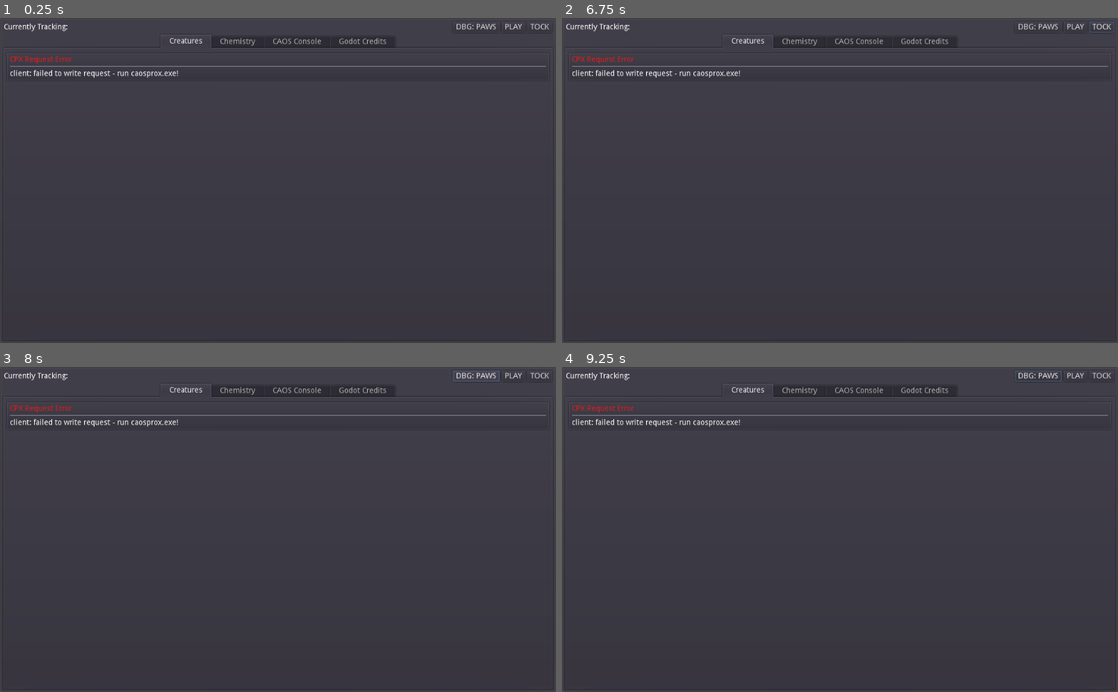
Above: before the commit, frames 1-4 (two rows, left to right).
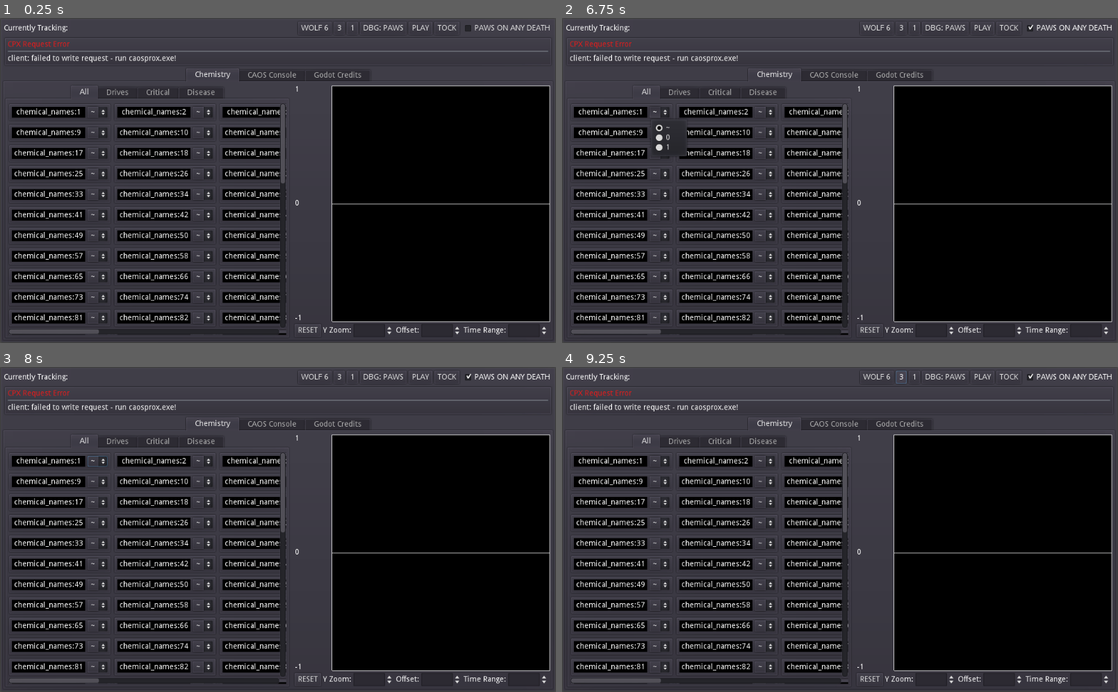
Above: after the commit, the same moments.

Repository: 20kdc/c3ds-projects
Game: Godot game, scene res://entry.tscn
The game is run twice, just before and just after one commit, with the same random seed, the same clock (stepped at 60 frames per second) and the same inputs.
Inputs (mouse positions are in pixels of both pictures, inside the frame that each line leads up to):
- Up to frame 1 (0.25 s): no input
- Up to frame 2 (6.75 s): click "DBG: PAWS" at 0.5 s; click (878, 27) at 1.25 s, where only the run after the commit has a clickable "WOLF 6"; click (901, 27) at 2 s, where only the run after the commit has a clickable "3"; click (912, 27) at 2.75 s, where only the run after the commit has a clickable "1"; click (1067, 27) at 3.5 s, where only the run after the commit has a clickable "PAWS ON ANY DEATH"; click "PLAY" at 4.25 s; click "PLAY" at 5 s; click "TOCK" at 5.75 s; click (662, 112) at 6.5 s, where only the run after the commit has a clickable "~"
- Up to frame 3 (8 s): click "DBG: PAWS" at 7.25 s
- Up to frame 4 (9.25 s): click (878, 376) at 8 s, where only the run after the commit has a clickable "WOLF 6"; click (901, 376) at 8.75 s, where only the run after the commit has a clickable "3"

The runs differ from the first frame. In frame 1, 45% of the frame differs, in the area x 0-100%, y 1-99%; in frame 2, 45%; in frame 3, 45%; in frame 4, 45%.

Commit message:
CMGD: UI redesign, refactor out graph point management for better chem

Diff:
--- a/creature-monitor-gd/creature_list/creature_list.gd
+++ b/creature-monitor-gd/creature_list/creature_list.gd
@@ -3,7 +3,7 @@
 var req: CPXRequest
 
 onready var controls: Dictionary = {}
-onready var errorbox = $entries/CPXErrorBox
+onready var errorbox = $CPXErrorBox
 onready var entries = $entries
 
 func _ready():
@@ -20,7 +20,7 @@
 				var norn = lines[0]
 				var info = {}
 				# collate mapped information
-				var entry_size = 5
+				var entry_size = 6
 				var ejr = range(entry_size)
 				for i in range((len(lines) - base_size) / entry_size):
 					var base = (i * entry_size) + base_size
@@ -47,7 +47,11 @@
 			controls[k] = c
 	# Update
 	for k in names_keys:
-		controls[k].update_norn(k, norn, infos[k])
+		var info = infos[k]
+		controls[k].update_norn(k, norn, info)
+		# Check for creature death
+		if info[5] != "0":
+			TargetCreature.emit_signal("creature_dead_notify", k)
 
 func _on_VisibilityUpdateTimer_do_update():
 	if req != null:
@@ -69,5 +73,7 @@
 			outs "\\n"
 			outv cage
 			outs "\\n"
+			outv dead
+			outs "\\n"
 		next
 	"""))
--- a/creature-monitor-gd/creature_list/creature_list.tscn
+++ b/creature-monitor-gd/creature_list/creature_list.tscn
@@ -7,19 +7,21 @@
 [node name="sc" type="ScrollContainer"]
 margin_right = 1016.0
 margin_bottom = 564.0
-size_flags_vertical = 3
+scroll_vertical_enabled = false
 script = ExtResource( 2 )
 
-[node name="entries" type="VBoxContainer" parent="."]
-margin_right = 1016.0
-size_flags_horizontal = 3
-
-[node name="CPXErrorBox" parent="entries" instance=ExtResource( 3 )]
+[node name="CPXErrorBox" parent="." instance=ExtResource( 3 )]
 visible = false
 anchor_right = 0.0
 anchor_bottom = 0.0
-margin_right = 280.0
-margin_bottom = 139.0
+margin_right = 1016.0
+margin_bottom = 564.0
+
+[node name="entries" type="HBoxContainer" parent="."]
+margin_right = 1016.0
+margin_bottom = 564.0
+size_flags_horizontal = 3
+size_flags_vertical = 3
 
 [node name="VisibilityUpdateTimer" type="Node" parent="."]
 script = ExtResource( 1 )
--- /dev/null
+++ b/creature-monitor-gd/creature_list/halt_on_death.gd
@@ -0,0 +1,9 @@
+extends CheckBox
+
+func _ready():
+	TargetCreature.connect("creature_dead_notify", self, "_cdn")
+
+func _cdn(_mon):
+	if pressed:
+		$"../dbg_paws"._pressed()
+		pressed = false
--- a/creature-monitor-gd/creature_list/norn.gd
+++ b/creature-monitor-gd/creature_list/norn.gd
@@ -3,8 +3,14 @@
 var cc_moniker = ""
 var cc_name = ""
 
+onready var f_moniker: Button = find_node("f_moniker")
+onready var f_name: Label = find_node("f_name")
+onready var f_types: Label = find_node("f_types")
+onready var f_age: Label = find_node("f_age")
+onready var f_status: Label = find_node("f_status")
+
 func _ready():
-	$ipc/hb/moniker.connect("pressed", self, "_pressed")
+	f_moniker.connect("pressed", self, "_pressed")
 
 func _pressed():
 	TargetCreature.set_creature(cc_moniker, cc_name)
@@ -14,9 +20,13 @@
 		add_stylebox_override("panel", preload("selected_norn.tres"))
 	else:
 		add_stylebox_override("panel", preload("not_selected_norn.tres"))
-	$ipc/hb/moniker.text = k
-	$ipc/hb/dt/name.text = infos[1]
-	$ipc/hb/dt/types.tag = "Agent Help 4 " + infos[2] + " " + infos[3]
-	$ipc/hb/dt/age.offset = int(infos[4])
+	f_moniker.text = k
+	f_name.text = infos[1]
+	f_types.tag = "Agent Help 4 " + infos[2] + " " + infos[3]
+	f_age.offset = int(infos[4])
+	if infos[5] == "0":
+		f_status.text = "OK"
+	else:
+		f_status.text = "DEAD"
 	cc_moniker = k
 	cc_name = infos[1]
--- a/creature-monitor-gd/creature_list/norn.tscn
+++ b/creature-monitor-gd/creature_list/norn.tscn
@@ -14,41 +14,59 @@
 margin_right = 1017.0
 margin_bottom = 593.0
 
-[node name="hb" type="HBoxContainer" parent="ipc"]
+[node name="hb" type="VBoxContainer" parent="ipc"]
 margin_left = 7.0
 margin_top = 7.0
 margin_right = 1003.0
 margin_bottom = 579.0
 
-[node name="dt" type="VBoxContainer" parent="ipc/hb"]
-margin_right = 492.0
-margin_bottom = 572.0
+[node name="hbc" type="HBoxContainer" parent="ipc/hb"]
+margin_right = 996.0
+margin_bottom = 32.0
+
+[node name="dt" type="VBoxContainer" parent="ipc/hb/hbc"]
+margin_right = 496.0
+margin_bottom = 32.0
 size_flags_horizontal = 3
 
-[node name="name" type="Label" parent="ipc/hb/dt"]
-margin_right = 492.0
+[node name="f_name" type="Label" parent="ipc/hb/hbc/dt"]
+margin_right = 496.0
 margin_bottom = 14.0
 
-[node name="types" type="Label" parent="ipc/hb/dt"]
+[node name="x" type="HBoxContainer" parent="ipc/hb/hbc/dt"]
 margin_top = 18.0
-margin_right = 492.0
+margin_right = 496.0
 margin_bottom = 32.0
+
+[node name="f_types" type="Label" parent="ipc/hb/hbc/dt/x"]
+margin_bottom = 14.0
 script = ExtResource( 2 )
 
-[node name="age" type="Label" parent="ipc/hb/dt"]
-margin_top = 36.0
-margin_right = 492.0
-margin_bottom = 50.0
+[node name="f_age" type="Label" parent="ipc/hb/hbc/dt/x"]
+margin_left = 4.0
+margin_right = 4.0
+margin_bottom = 14.0
 script = ExtResource( 2 )
 tag = "creature_history_life_stage"
 
-[node name="VSeparator" type="VSeparator" parent="ipc/hb"]
-margin_left = 496.0
-margin_right = 500.0
-margin_bottom = 572.0
+[node name="f_status" type="Label" parent="ipc/hb/hbc"]
+margin_left = 500.0
+margin_top = 9.0
+margin_right = 996.0
+margin_bottom = 23.0
+size_flags_horizontal = 3
+size_flags_vertical = 6
+text = "OK"
+align = 1
+valign = 1
 
-[node name="moniker" type="Button" parent="ipc/hb"]
-margin_left = 504.0
+[node name="VSeparator" type="HSeparator" parent="ipc/hb"]
+margin_top = 36.0
 margin_right = 996.0
-margin_bottom = 572.0
+margin_bottom = 40.0
+
+[node name="f_moniker" type="Button" parent="ipc/hb"]
+margin_top = 44.0
+margin_right = 996.0
+margin_bottom = 64.0
 size_flags_horizontal = 3
--- a/creature-monitor-gd/daemons/target_creature.gd
+++ b/creature-monitor-gd/daemons/target_creature.gd
@@ -1,6 +1,8 @@
 extends Node
 
 signal target_creature_changed()
+# sent from creature_list if it notices a creature is dead
+signal creature_dead_notify(moniker)
 
 var moniker = ""
 var given_name = ""
--- a/creature-monitor-gd/entry.tscn
+++ b/creature-monitor-gd/entry.tscn
@@ -6,6 +6,7 @@
 [ext_resource path="res://current_track.gd" type="Script" id=4]
 [ext_resource path="res://chemistry/chemistry.tscn" type="PackedScene" id=5]
 [ext_resource path="res://lib/caos_macro_button.gd" type="Script" id=6]
+[ext_resource path="res://creature_list/halt_on_death.gd" type="Script" id=7]
 
 [node name="Control" type="PanelContainer"]
 anchor_right = 1.0
@@ -19,68 +20,99 @@
 
 [node name="HBoxContainer" type="HBoxContainer" parent="VBoxContainer"]
 margin_right = 1010.0
-margin_bottom = 20.0
+margin_bottom = 24.0
 
 [node name="Label" type="Label" parent="VBoxContainer/HBoxContainer"]
-margin_top = 3.0
+margin_top = 5.0
 margin_right = 118.0
-margin_bottom = 17.0
+margin_bottom = 19.0
 text = "Currently Tracking:"
 
 [node name="current_track" type="Label" parent="VBoxContainer/HBoxContainer"]
 margin_left = 122.0
-margin_top = 3.0
+margin_top = 5.0
 margin_right = 140.0
-margin_bottom = 17.0
+margin_bottom = 19.0
 text = "???"
 script = ExtResource( 4 )
 
 [node name="Control" type="Control" parent="VBoxContainer/HBoxContainer"]
 margin_left = 144.0
-margin_right = 823.0
-margin_bottom = 20.0
+margin_right = 538.0
+margin_bottom = 24.0
 size_flags_horizontal = 3
 
-[node name="Button" type="Button" parent="VBoxContainer/HBoxContainer"]
-margin_left = 827.0
-margin_right = 913.0
-margin_bottom = 20.0
+[node name="Button4" type="Button" parent="VBoxContainer/HBoxContainer"]
+margin_left = 542.0
+margin_right = 604.0
+margin_bottom = 24.0
+text = "WOLF 6"
+script = ExtResource( 6 )
+caos = "outv wolf 0 6"
+
+[node name="Button5" type="Button" parent="VBoxContainer/HBoxContainer"]
+margin_left = 608.0
+margin_right = 628.0
+margin_bottom = 24.0
+text = "3"
+script = ExtResource( 6 )
+caos = "outv wolf 0 3"
+
+[node name="Button6" type="Button" parent="VBoxContainer/HBoxContainer"]
+margin_left = 632.0
+margin_right = 652.0
+margin_bottom = 24.0
+text = "1"
+script = ExtResource( 6 )
+caos = "outv wolf 0 1"
+
+[node name="dbg_paws" type="Button" parent="VBoxContainer/HBoxContainer"]
+margin_left = 656.0
+margin_right = 742.0
+margin_bottom = 24.0
 text = "DBG: PAWS"
 script = ExtResource( 6 )
 caos = "dbg: paws"
 
 [node name="Button2" type="Button" parent="VBoxContainer/HBoxContainer"]
-margin_left = 917.0
-margin_right = 960.0
-margin_bottom = 20.0
+margin_left = 746.0
+margin_right = 789.0
+margin_bottom = 24.0
 text = "PLAY"
 script = ExtResource( 6 )
 caos = "dbg: play"
 
 [node name="Button3" type="Button" parent="VBoxContainer/HBoxContainer"]
-margin_left = 964.0
-margin_right = 1010.0
-margin_bottom = 20.0
+margin_left = 793.0
+margin_right = 839.0
+margin_bottom = 24.0
 text = "TOCK"
 script = ExtResource( 6 )
 caos = "dbg: tock"
 
+[node name="halt_on_death" type="CheckBox" parent="VBoxContainer/HBoxContainer"]
+margin_left = 843.0
+margin_right = 1010.0
+margin_bottom = 24.0
+text = "PAWS ON ANY DEATH"
+script = ExtResource( 7 )
+
+[node name="Creatures" parent="VBoxContainer" instance=ExtResource( 3 )]
+margin_top = 28.0
+margin_right = 1010.0
+margin_bottom = 42.0
+
 [node name="TabContainer" type="TabContainer" parent="VBoxContainer"]
-margin_top = 24.0
+margin_top = 46.0
 margin_right = 1010.0
 margin_bottom = 586.0
 size_flags_vertical = 3
 
-[node name="Creatures" parent="VBoxContainer/TabContainer" instance=ExtResource( 3 )]
-anchor_right = 1.0
-anchor_bottom = 1.0
+[node name="Chemistry" parent="VBoxContainer/TabContainer" instance=ExtResource( 5 )]
 margin_left = 4.0
 margin_top = 32.0
 margin_right = -4.0
 margin_bottom = -4.0
-
-[node name="Chemistry" parent="VBoxContainer/TabContainer" instance=ExtResource( 5 )]
-visible = false
 
 [node name="CAOS Console" parent="VBoxContainer/TabContainer" instance=ExtResource( 1 )]
 visible = false
--- /dev/null
+++ b/creature-monitor-gd/lib/graph/graph_line.gd
@@ -0,0 +1,44 @@
+class_name GraphLine
+extends Reference
+
+var _data_points
+signal updated()
+
+func _init():
+	_data_points = []
+
+func clear():
+	_data_points.clear()
+	emit_signal("updated")
+
+func add(time: float, value: float):
+	if len(_data_points) > 0:
+		var ldp: Vector2 = _data_points[len(_data_points) - 1]
+		# don't allow disordered points, ensure forward progress
+		if ldp.x >= time:
+			return
+	_data_points.push_back(Vector2(time, value))
+	emit_signal("updated")
+
+func point(idx: int) -> Vector2:
+	return _data_points[idx]
+
+func points() -> int:
+	return len(_data_points)
+
+func latest() -> Vector2:
+	return _data_points[len(_data_points) - 1]
+
+func crop_to(time_range: float):
+	# clean older points
+	while len(_data_points) > 2:
+		var l: Vector2 = latest()
+		var cutoff = l.x - time_range
+		if _data_points[0].x < cutoff:
+			_data_points.pop_front()
+		else:
+			break
+	emit_signal("updated")
+
+func array() -> Array:
+	return _data_points
--- a/creature-monitor-gd/lib/graph/graph_viewport.gd
+++ b/creature-monitor-gd/lib/graph/graph_viewport.gd
@@ -1,35 +1,27 @@
 class_name GraphViewport
 extends Control
 
-onready var _data_points = []
+var _data_points: GraphLine
 
 export var time_range: float = 100 setget set_time_range
 export var y_top: float = 1 setget set_y_top
 export var y_bottom: float = -1 setget set_y_bottom
+
+func _init():
+	_data_points = GraphLine.new()
 
 func clear_points():
 	_data_points.clear()
 	update()
 
 func add_point(time: float, value: float):
-	if len(_data_points) > 0:
-		var ldp: Vector2 = _data_points[len(_data_points) - 1]
-		# don't allow disordered points, ensure forward progress
-		if ldp.x >= time:
-			return
-	_data_points.push_back(Vector2(time, value))
-	# clean older points
-	var cutoff = time - time_range
-	while len(_data_points) > 2:
-		if _data_points[0].x < cutoff:
-			_data_points.pop_front()
-		else:
-			break
+	_data_points.add(time, value)
+	_data_points.crop_to(time_range)
 	update()
 
 func _get_dp_transform():
 	var rs = rect_size
-	var latest_point: Vector2 = _data_points[len(_data_points) - 1]
+	var latest_point: Vector2 = _data_points.latest()
 	# print(latest_point)
 	var sc = y_bottom - y_top
 	var p_ofs = Vector2(time_range - latest_point.x, -y_top)
@@ -42,12 +34,12 @@
 	draw_rect(main_rect, Color.black, true)
 	draw_line(Vector2(0, rs.y / 2), Vector2(rs.x, rs.y / 2), Color.white)
 
-	if len(_data_points) > 0:
+	if _data_points.points() > 0:
 		var dp = _get_dp_transform()
 
 		var has_last_point = false
 		var last_point: Vector2 = Vector2.ZERO
-		for v in _data_points:
+		for v in _data_points.array():
 			var this_point: Vector2 = v
 			var this_point_xf = dp.xform(this_point)
 			draw_line(Vector2(this_point_xf.x, 0), Vector2(this_point_xf.x, rs.y), Color(0.125, 0.125, 0.125))
--- a/creature-monitor-gd/project.godot
+++ b/creature-monitor-gd/project.godot
@@ -29,6 +29,11 @@
 "language": "GDScript",
 "path": "res://lib/chemical_snapshot.gd"
 }, {
+"base": "Reference",
+"class": "GraphLine",
+"language": "GDScript",
+"path": "res://lib/graph/graph_line.gd"
+}, {
 "base": "Control",
 "class": "GraphViewport",
 "language": "GDScript",
@@ -49,6 +54,7 @@
 "CPXRequest": "",
 "CatalogueLabel": "",
 "ChemicalSnapshot": "",
+"GraphLine": "",
 "GraphViewport": "",
 "GraphWidget": "",
 "VisibilityUpdateTimer": ""
Not shown: 1 places in creature-monitor-gd/entry.tscn that only renumber resources
